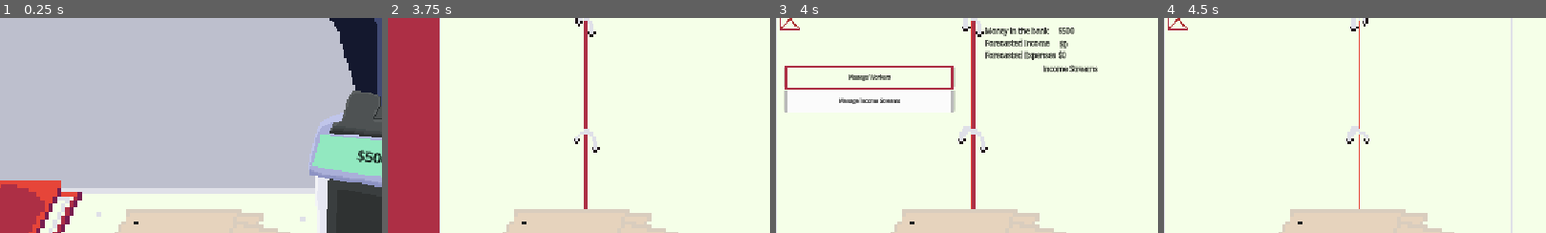
Above: before the commit, frames 1-4 (left to right).
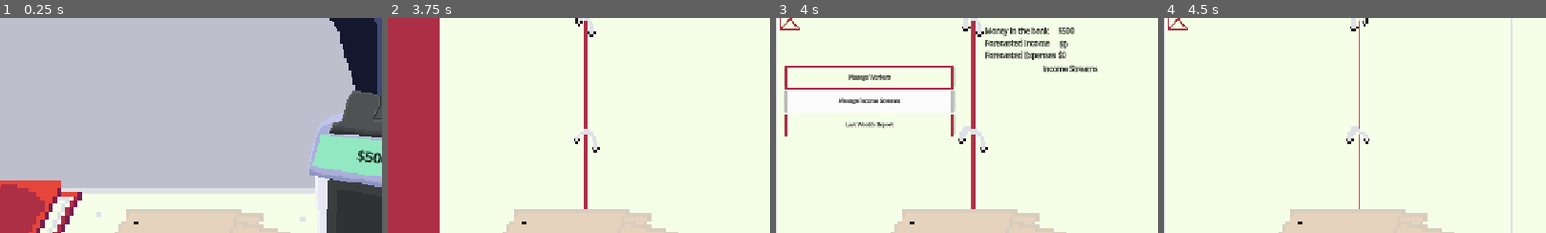
Above: after the commit, the same moments.

Repository: deruitda/ludum-dare-58
Game: Godot game, scene res://main.tscn
Same seed, same stepped clock (60 frames per second), same inputs: the game is played once before the commit and once after it.
Inputs (mouse positions are % of the whole screen's width and height, from its top left):
- Up to frame 1 (0.25 s): no input
- Up to frame 2 (3.75 s): click "Next Week" at 0.5 s; click "Next Week" at 1.25 s; click (22, 72) at 2 s; click (22, 72) at 2.75 s; click (22, 72) at 3.5 s
- Up to frame 3 (4 s): no input
- Up to frame 4 (4.5 s): click (38, 30) at 4.25 s
The pictures show only the part of the screen within x 26-76%, y 16-66%; the shares and areas given below are measured in that part.

Frames 1-2 are identical in both runs. In frame 3, 0.5% of the frame differs, in the area x 2-47%, y 44-56%; in frame 4, nothing differs.

Commit message:
idk maybe it works

Diff:
--- a/managers/game_manager.gd
+++ b/managers/game_manager.gd
@@ -24,6 +24,9 @@
 	for stream in streams:
 		if stream.roll_dice_for_event():
 			stream.create_random_idle_event()
+
+func has_report() -> bool:
+	return GameState.current_week > 1
 
 func progress_to_next_week():
 	for income_stream in IncomeStreamManager.get_active_income_streams():
--- a/scenes/binder/binder.gd
+++ b/scenes/binder/binder.gd
@@ -12,10 +12,15 @@
 @onready var workers_button: TextureButton = $TableOfContents/Workers/WorkersButton
 @onready var income_streams_button: TextureButton = $TableOfContents/IncomeStreams/IncomeStreamsButton
 
+@onready var last_weeks_report_page: RunningReportPage = $LastWeeksReportPage
+@onready var last_weeks_report_button: TextureButton = $TableOfContents/LastWeeksReportRow/LastWeeksReportButton
+@onready var last_weeks_report_row: Panel = $TableOfContents/LastWeeksReportRow
+
 var active_view: Node
 
 func _ready() -> void:
 	SignalBus.week_changed.connect(close_book)
+	SignalBus.on_week_report_publish.connect(_on_week_report_publish)
 
 func close_book() -> void:
 	x_button.visible = false
@@ -112,11 +117,15 @@
 	close_book()
 
 
+func reset_table_of_contents() -> void:
+	income_streams_button.disabled = false
+	workers_button.disabled = false
+	last_weeks_report_button.disabled = false
+
 func _on_workers_button_pressed() -> void:
 	if active_view == workers_page:
 		return
-
-	income_streams_button.disabled = false
+	reset_table_of_contents()
 	workers_button.disabled = true
 
 	reset_pages()
@@ -128,9 +137,24 @@
 	if active_view == income_streams_page:
 		return
 
+	reset_table_of_contents()
 	income_streams_button.disabled = true
-	workers_button.disabled = false
 
 	reset_pages()
 	income_streams_page.refresh()
 	change_page(income_streams_page)
+
+
+func _on_report_page_button_pressed() -> void:
+	if active_view == last_weeks_report_page:
+		return
+
+	reset_table_of_contents()
+	last_weeks_report_button.disabled = true
+
+	reset_pages()
+	change_page(last_weeks_report_page)
+
+func _on_week_report_publish(running_report: RunningReport):
+	last_weeks_report_page.set_running_report(running_report)
+	last_weeks_report_row.visible = true
--- a/scenes/binder/binder.tscn
+++ b/scenes/binder/binder.tscn
@@ -16,6 +16,7 @@
 [ext_resource type="Texture2D" uid="uid://t16adebrr2qk" path="res://assets/final/binder-button.png" id="10_bxq2y"]
 [ext_resource type="Texture2D" uid="uid://dhjtbycxyo2gb" path="res://assets/final/binder-button-selected-export.png" id="11_pc2nc"]
 [ext_resource type="Texture2D" uid="uid://butegaonl7dfb" path="res://assets/final/binder-button-highlighted.png" id="12_6dbm8"]
+[ext_resource type="PackedScene" uid="uid://8ho5lvoidmio" path="res://scenes/binder/running_report_page.tscn" id="17_3oifq"]
 
 [sub_resource type="AtlasTexture" id="AtlasTexture_nq5rw"]
 atlas = ExtResource("2_10clj")
@@ -1552,6 +1553,10 @@
 [node name="IndividualWorkerPage" parent="." instance=ExtResource("7_10clj")]
 visible = false
 
+[node name="LastWeeksReportPage" parent="." instance=ExtResource("17_3oifq")]
+visible = false
+position = Vector2(12, 24)
+
 [node name="X-Button" parent="." instance=ExtResource("8_licmt")]
 visible = false
 offset_left = -624.0
@@ -1561,7 +1566,6 @@
 texture_hover = ExtResource("9_bdmok")
 
 [node name="TableOfContents" type="VBoxContainer" parent="."]
-visible = false
 offset_left = -610.0
 offset_top = 156.0
 offset_right = -85.0
@@ -1630,6 +1634,40 @@
 theme_override_colors/font_color = Color(0, 0, 0, 1)
 text = "Manage Income Streams"
 
+[node name="MarginContainer2" type="MarginContainer" parent="TableOfContents"]
+layout_mode = 2
+
+[node name="LastWeeksReportRow" type="Panel" parent="TableOfContents"]
+visible = false
+custom_minimum_size = Vector2(0, 64)
+layout_mode = 2
+
+[node name="LastWeeksReportButton" type="TextureButton" parent="TableOfContents/LastWeeksReportRow"]
+layout_mode = 0
+offset_right = 525.0
+offset_bottom = 68.0
+texture_normal = ExtResource("10_bxq2y")
+texture_pressed = ExtResource("11_pc2nc")
+texture_hover = ExtResource("12_6dbm8")
+texture_disabled = ExtResource("11_pc2nc")
+stretch_mode = 0
+
+[node name="Label" type="Label" parent="TableOfContents/LastWeeksReportRow"]
+layout_mode = 1
+anchors_preset = 8
+anchor_left = 0.5
+anchor_top = 0.5
+anchor_right = 0.5
+anchor_bottom = 0.5
+offset_left = -20.0
+offset_top = -11.5
+offset_right = 20.0
+offset_bottom = 11.5
+grow_horizontal = 2
+grow_vertical = 2
+theme_override_colors/font_color = Color(0, 0, 0, 1)
+text = "Last Week's Report"
+
 [connection signal="animation_finished" from="AnimatedSprite2D" to="." method="_on_animated_sprite_2d_animation_finished"]
 [connection signal="on_detail_button_press" from="IncomeStreamsPage" to="." method="_on_income_streams_page_on_detail_button_press"]
 [connection signal="on_workers_button_press" from="IncomeStreamsPage" to="." method="_on_income_streams_page_on_workers_button_press"]
@@ -1642,3 +1680,4 @@
 [connection signal="pressed" from="X-Button" to="." method="_on_x_button_pressed"]
 [connection signal="pressed" from="TableOfContents/Workers/WorkersButton" to="." method="_on_workers_button_pressed"]
 [connection signal="pressed" from="TableOfContents/IncomeStreams/IncomeStreamsButton" to="." method="_on_income_streams_button_pressed"]
+[connection signal="pressed" from="TableOfContents/LastWeeksReportRow/LastWeeksReportButton" to="." method="_on_report_page_button_pressed"]
--- a/scenes/binder/running_report_page.tscn
+++ b/scenes/binder/running_report_page.tscn
@@ -1,35 +1,14 @@
-[gd_scene load_steps=9 format=3 uid="uid://8ho5lvoidmio"]
+[gd_scene load_steps=6 format=3 uid="uid://8ho5lvoidmio"]
 
 [ext_resource type="Script" uid="uid://du8qonkmtu0ui" path="res://scenes/binder/running_report_page.gd" id="1_jukmm"]
-[ext_resource type="Texture2D" uid="uid://d355ftby527bc" path="res://assets/proto/paper.png" id="2_6lh7a"]
 [ext_resource type="LabelSettings" uid="uid://djkpwc0lasqli" path="res://desk/Resumes/resume_label.tres" id="3_g3n0d"]
 [ext_resource type="LabelSettings" uid="uid://cyhf11t8g3re5" path="res://desk/Resumes/respect_label.tres" id="4_3rgv7"]
 [ext_resource type="LabelSettings" uid="uid://d0ai4x5b6g57f" path="res://desk/Resumes/money_label.tres" id="6_bcxn2"]
 [ext_resource type="PackedScene" uid="uid://dsf0578qhhgyk" path="res://scenes/grids/income/income_overview_grid.tscn" id="6_jukmm"]
 
-[sub_resource type="AtlasTexture" id="AtlasTexture_x8ktw"]
-atlas = ExtResource("2_6lh7a")
-region = Rect2(0, 0, 264, 277)
-
-[sub_resource type="SpriteFrames" id="SpriteFrames_evvlh"]
-animations = [{
-"frames": [{
-"duration": 1.0,
-"texture": SubResource("AtlasTexture_x8ktw")
-}],
-"loop": true,
-"name": &"default",
-"speed": 5.0
-}]
-
 [node name="RoundReportPage" type="Node2D"]
 scale = Vector2(4.6512938, 4.6512938)
 script = ExtResource("1_jukmm")
-
-[node name="AnimatedSprite2D" type="AnimatedSprite2D" parent="."]
-position = Vector2(66, 69.25)
-scale = Vector2(0.5, 0.5)
-sprite_frames = SubResource("SpriteFrames_evvlh")
 
 [node name="Title" type="Label" parent="."]
 offset_left = 28.164211
Not shown: 1 places in scenes/binder/binder.tscn that only renumber resources
